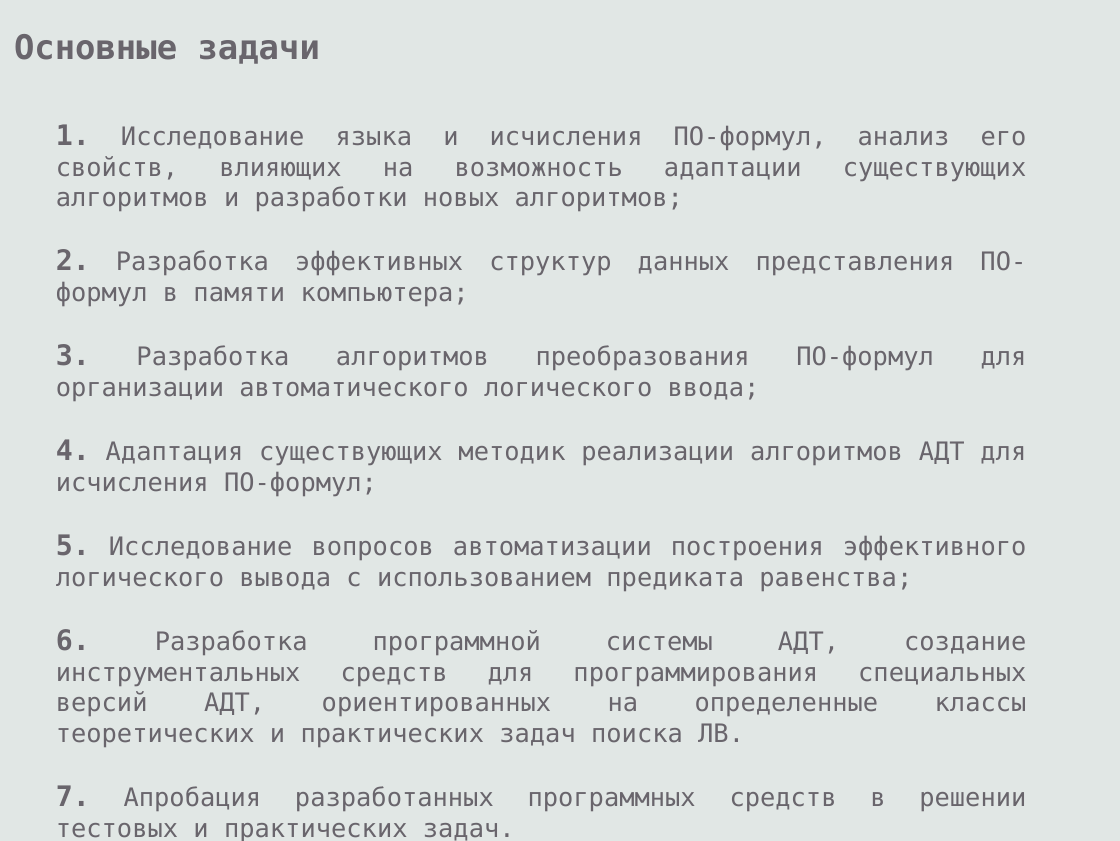
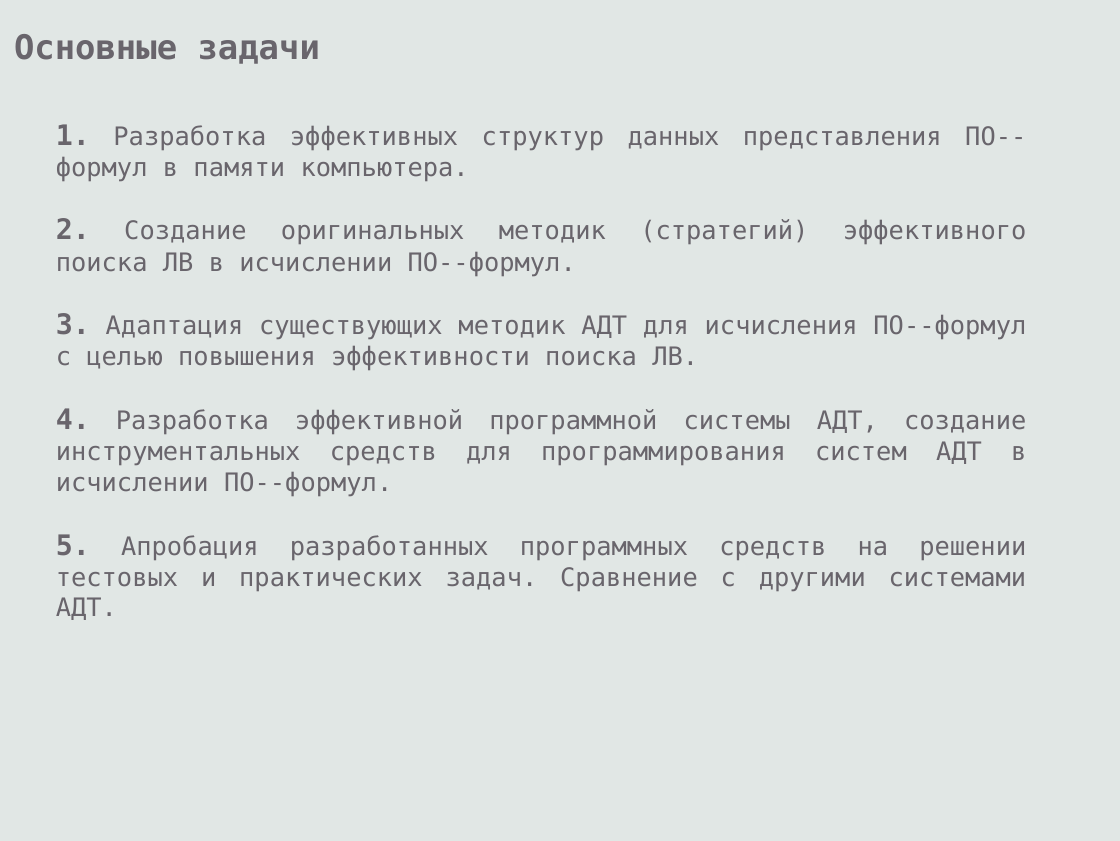
Before and after one commit to eugeneai/prisnif, a slide deck: slide 10 of brick/pres/pacman.odp. Drawn at 1120x841 pixels with LibreOffice and Linux fonts; fonts in the diff are those of the drawing. Boxes give left, top, right and bottom in pixels: in the first picture for what was removed or moved away, otherwise in the second. Text is boxed around its words. In the diff, an @@ line names an element or a change of style, - is before the commit and + after.

```diff
--- a/brick/pres/pacman.odp
+++ b/brick/pres/pacman.odp
@@ text at [56, 124, 1027, 620]: text changed @@
-1. Исследование языка и исчисления ПО-формул, анализ его свойств, влияющих на возможность адаптации существующих алгоритмов и разработки новых алгоритмов;
-2. Разработка эффективных структур данных представления ПО-формул в памяти компьютера;
-3. Разработка алгоритмов преобразования ПО-формул для организации автоматического логического ввода;
-4. Адаптация существующих методик реализации алгоритмов АДТ для исчисления ПО-формул;
-5. Исследование вопросов автоматизации построения эффективного логического вывода с использованием предиката равенства;
-6. Разработка программной системы АДТ, создание инструментальных средств для программирования специальных версий АДТ, ориентированных на определенные классы теоретических и практических задач поиска ЛВ.
-7. Апробация разработанных программных средств в решении тестовых и практических задач.
+1. Разработка эффективных структур данных представления ПО--формул в памяти компьютера.
+2. Создание оригинальных методик (стратегий) эффективного поиска ЛВ в исчислении ПО--формул.
+3. Адаптация существующих методик АДТ для исчисления ПО--формул с целью повышения эффективности поиска ЛВ.
+4. Разработка эффективной программной системы АДТ, создание инструментальных средств для программирования систем АДТ в исчислении ПО--формул.
+5. Апробация разработанных программных средств на решении тестовых и практических задач. Сравнение с другими системами АДТ.
```
Also in this commit, not shown: 8 other slides changed, 2 other files.
